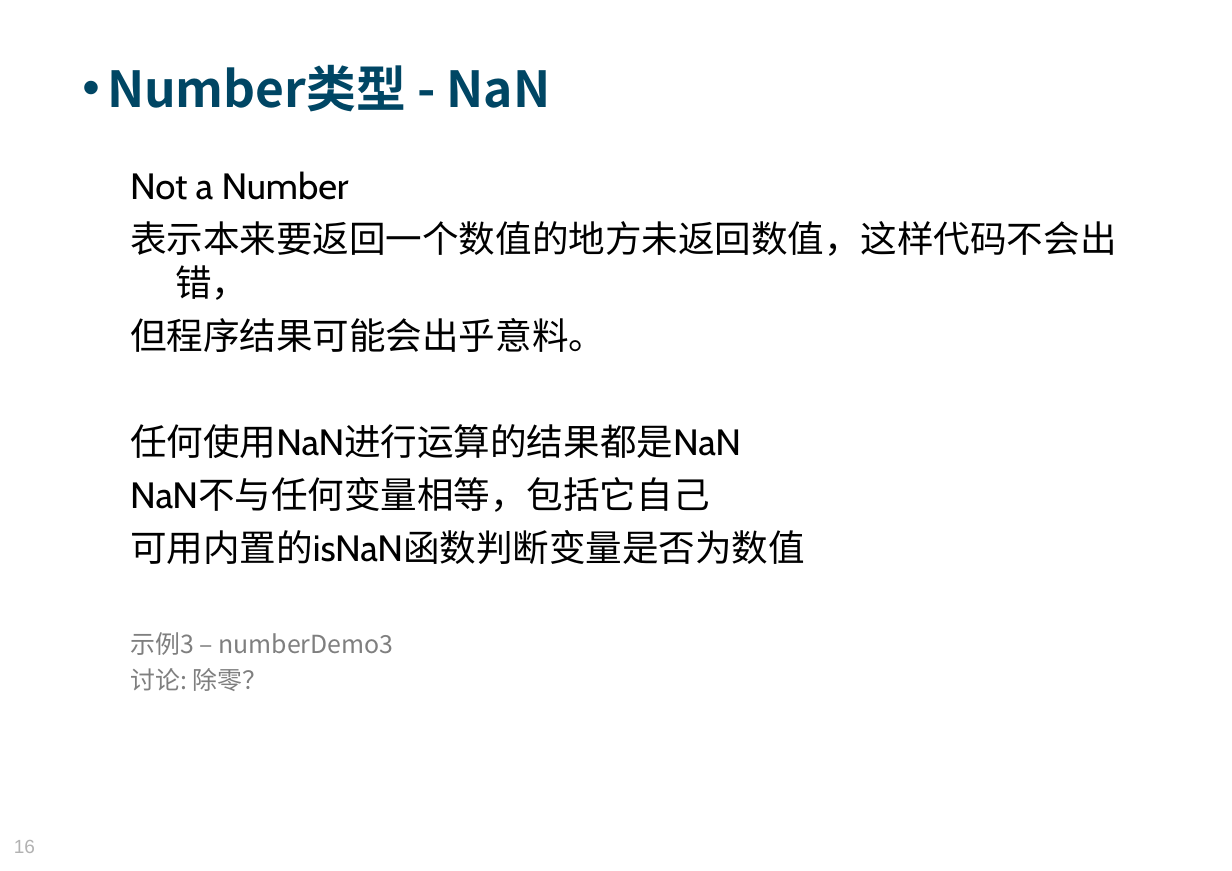
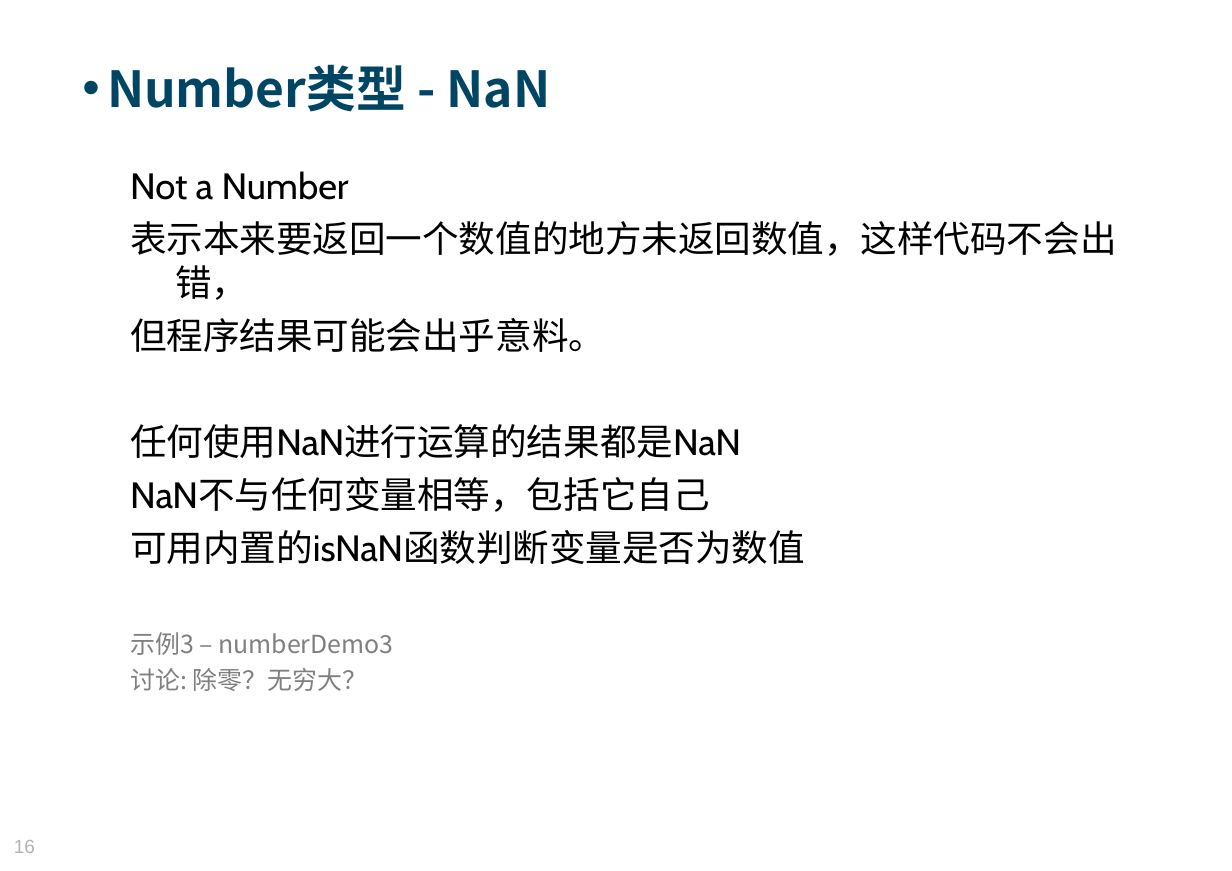
Before and after one commit to Moses824/Train-Javascript-Basic, a slide deck: slide 16 of Train_Javascript_Basic.ppt. Drawn at 1232x871 pixels with LibreOffice and Linux fonts; fonts in the diff are those of the drawing; background and template pictures are left out. Boxes give left, top, right and bottom in pixels: in the first picture for what was removed or moved away, otherwise in the second. Text is boxed around its words. In the diff, an @@ line names an element or a change of style, - is before the commit and + after.

```diff
--- a/Train_Javascript_Basic.ppt
+++ b/Train_Javascript_Basic.ppt
@@ text at (130,668,367,691): text changed @@
-讨论: 除零？
+讨论: 除零？无穷大？
```
Also in this commit, not shown: 1 slide added, 1 slide removed, 2 other files.
